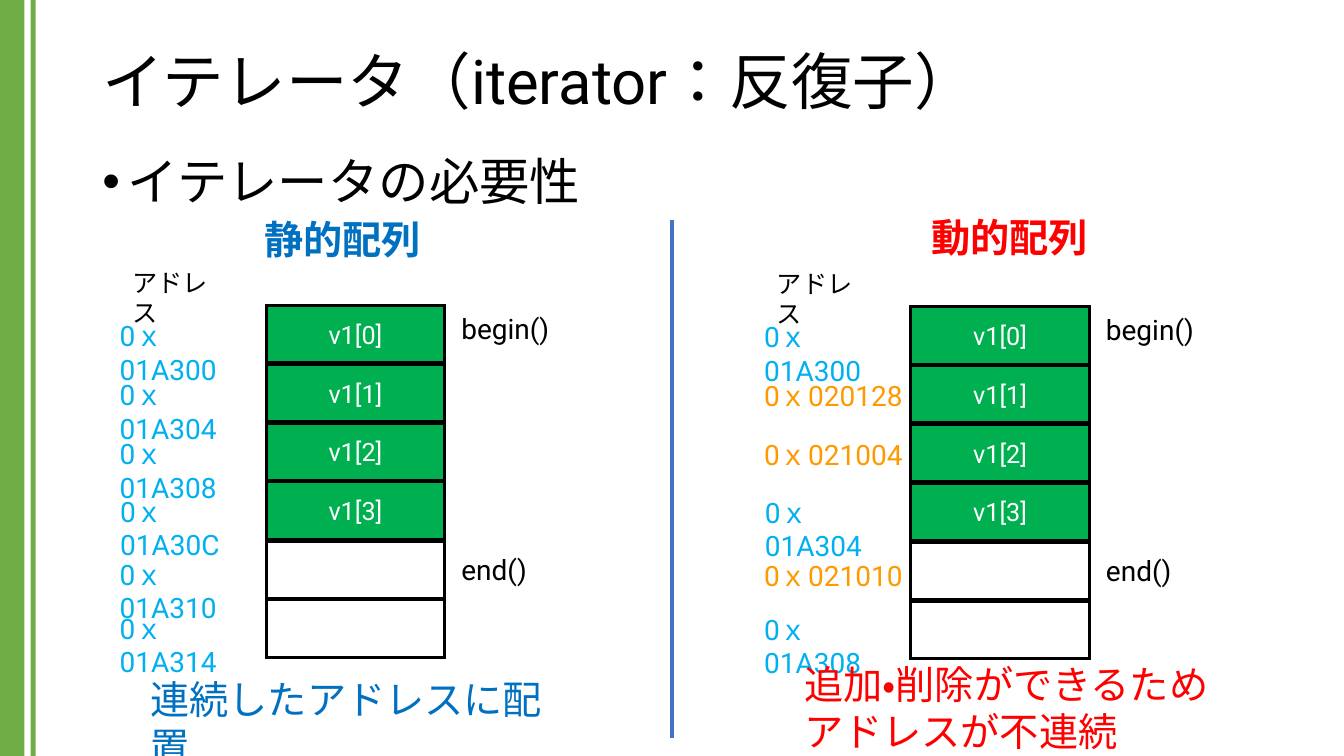
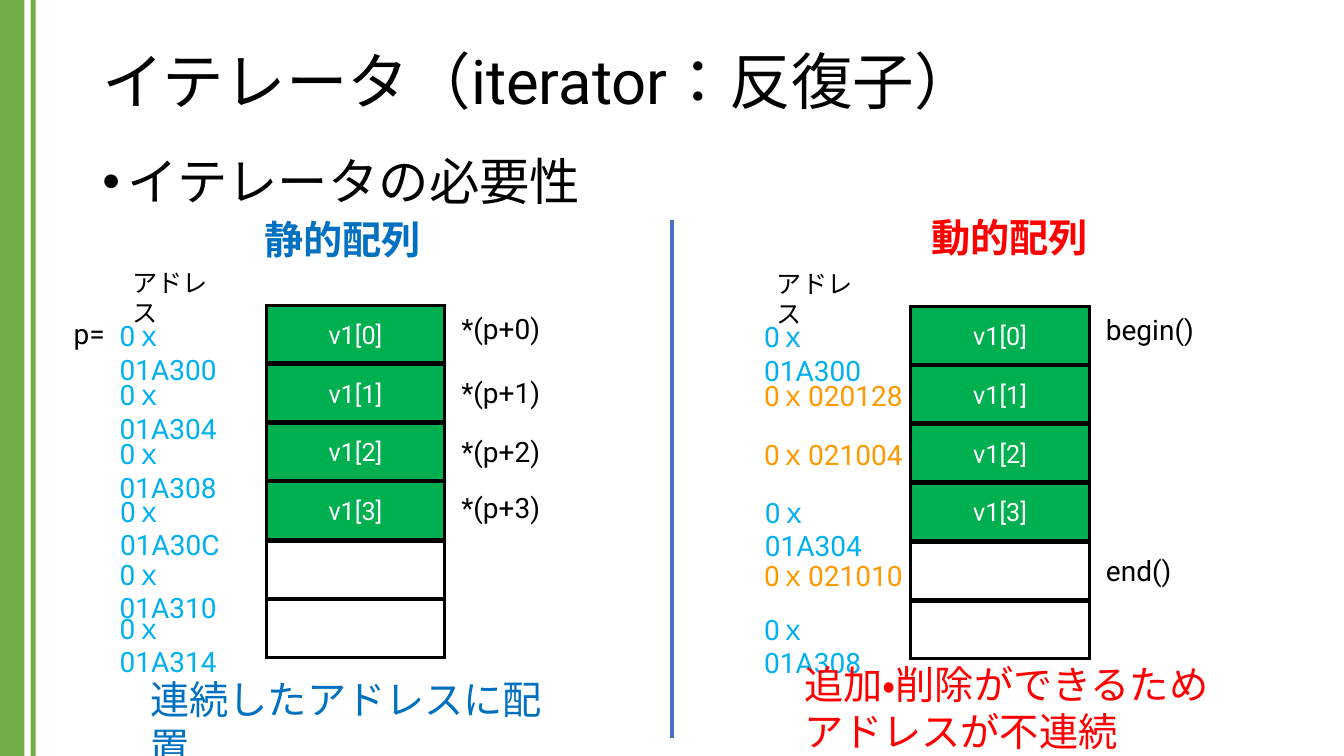
Before and after one commit to kic-murata/cpp2024, a slide deck: slide 22 of 授業資料/講義資料：Vectorクラス.pptx. Drawn at 1344x756 pixels with LibreOffice and Linux fonts; fonts in the diff are those of the drawing. Boxes give left, top, right and bottom in pixels: in the first picture for what was removed or moved away, otherwise in the second. Text is boxed around its words. In the diff, an @@ line names an element or a change of style, - is before the commit and + after.

```diff
--- a/授業資料/講義資料：Vectorクラス.pptx
+++ b/授業資料/講義資料：Vectorクラス.pptx
@@ text added at [74, 329, 105, 350], 20 pt, text #000000 @@
+p=
@@ text at [461, 316, 540, 346]: text changed @@
-begin()
+*(p+0)
@@ text added at [461, 380, 540, 410], 20 pt, text #000000 @@
+*(p+1)
@@ text added at [461, 439, 540, 469], 20 pt, text #000000 @@
+*(p+2)
@@ text added at [461, 495, 540, 525], 20 pt, text #000000 @@
+*(p+3)
@@ text removed at [461, 557, 527, 587] @@
-end()
```
Also in this commit, not shown: 1 other slide changed.
